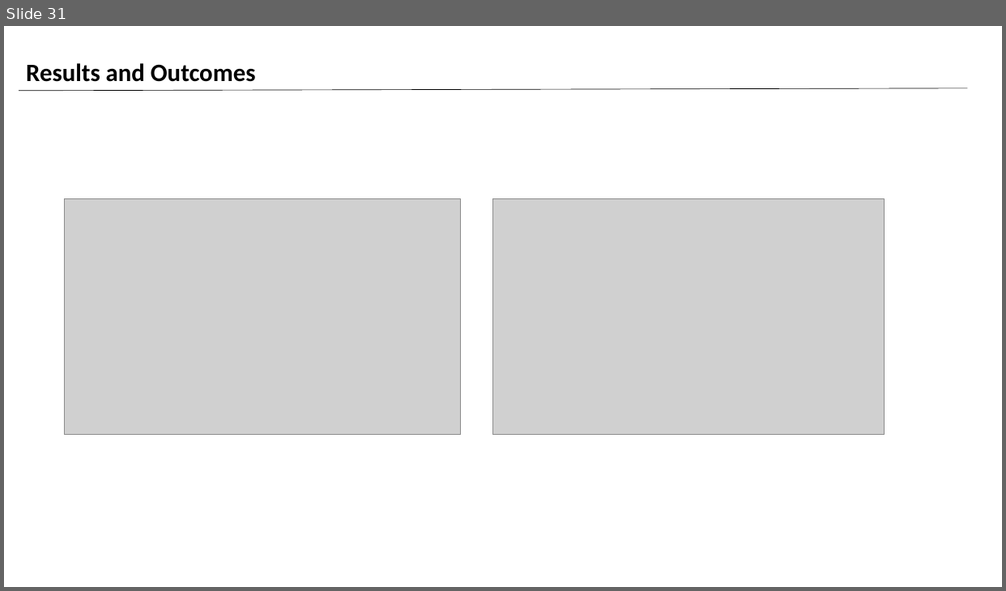
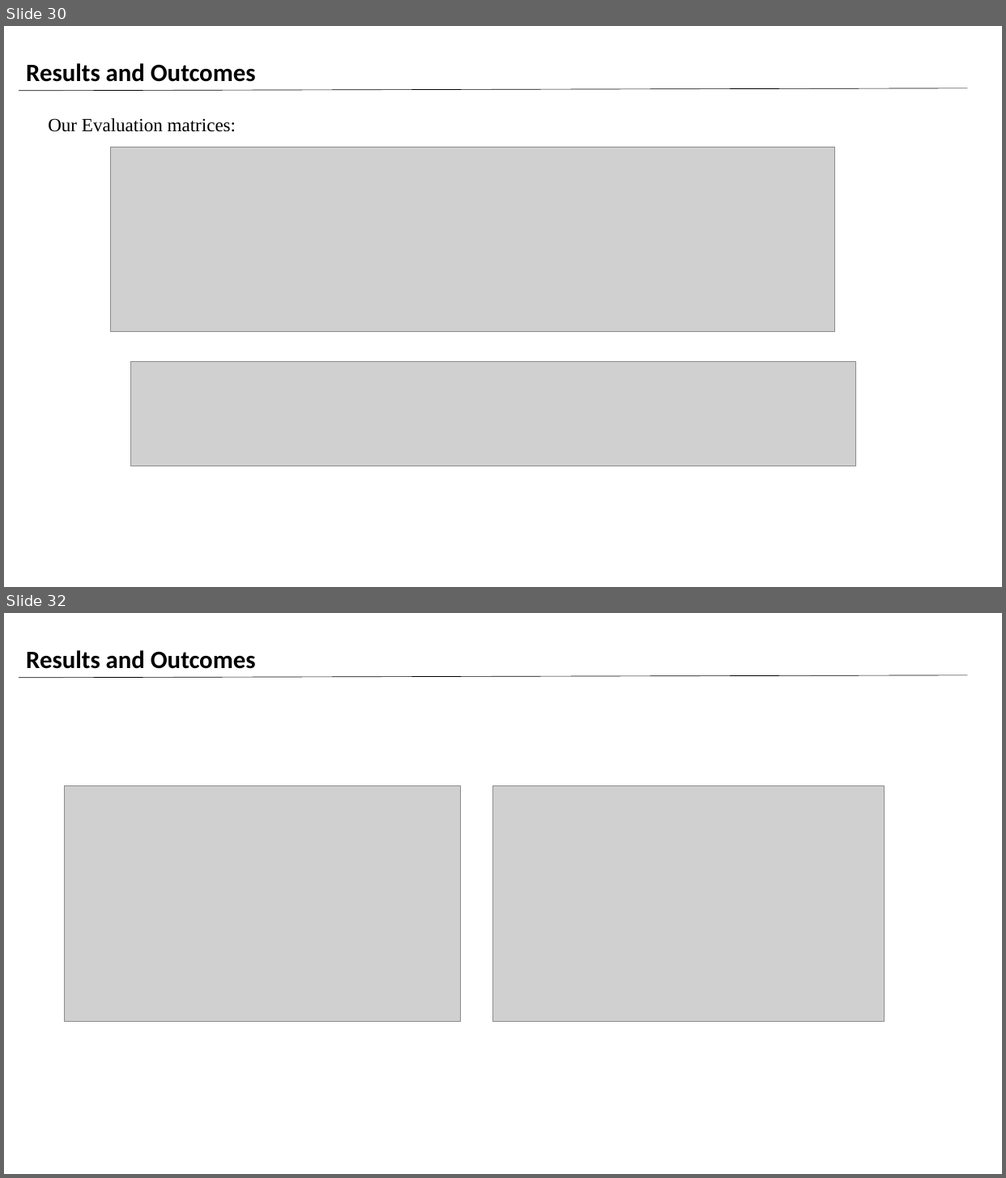
Before and after one commit to Omar0Khaled152001/Sea-Level-Prediction-Sytstem, a slide deck: Sea Level Rise PP.pptx. Shown one above the other, each under a label of ours: slide 31 before the commit, slides 30 and 32 after it; the slides between them are not shown. The pictures are 1006x591 and 1006x1178 pixels, drawn with LibreOffice and Linux fonts; fonts in the diff are those of the drawing; grey boxes stand for pictures; background and template pictures are left out. Boxes give left, top, right and bottom in pixels: in the first picture for what was removed or moved away, otherwise in the second. Text is boxed around its words. In the diff, an @@ line names an element or a change of style, - is before the commit and + after.

```diff
--- a/Sea Level Rise PP.pptx
+++ b/Sea Level Rise PP.pptx
@@ slide 30 added at (x1=4, y1=26, x2=1002, y2=587), background picture (left out) @@
@@ text added at (x1=26, y1=63, x2=256, y2=82), 24 pt, text #000000, bold @@
+Results and Outcomes
@@ line added from (19, 90) to (967, 88), #000000 0.5 pt @@
@@ text added at (x1=48, y1=118, x2=236, y2=132), 18 pt, text #000000 @@
+Our Evaluation matrices:
@@ picture added at (x1=110, y1=147, x2=835, y2=332) @@
@@ picture added at (x1=130, y1=361, x2=855, y2=466) @@
@@ what was slide 31 is now slide 32 @@
```
Also in this commit, not shown: 12 slides changed, 2 other slides added, 1 slide removed, 1 other file.
